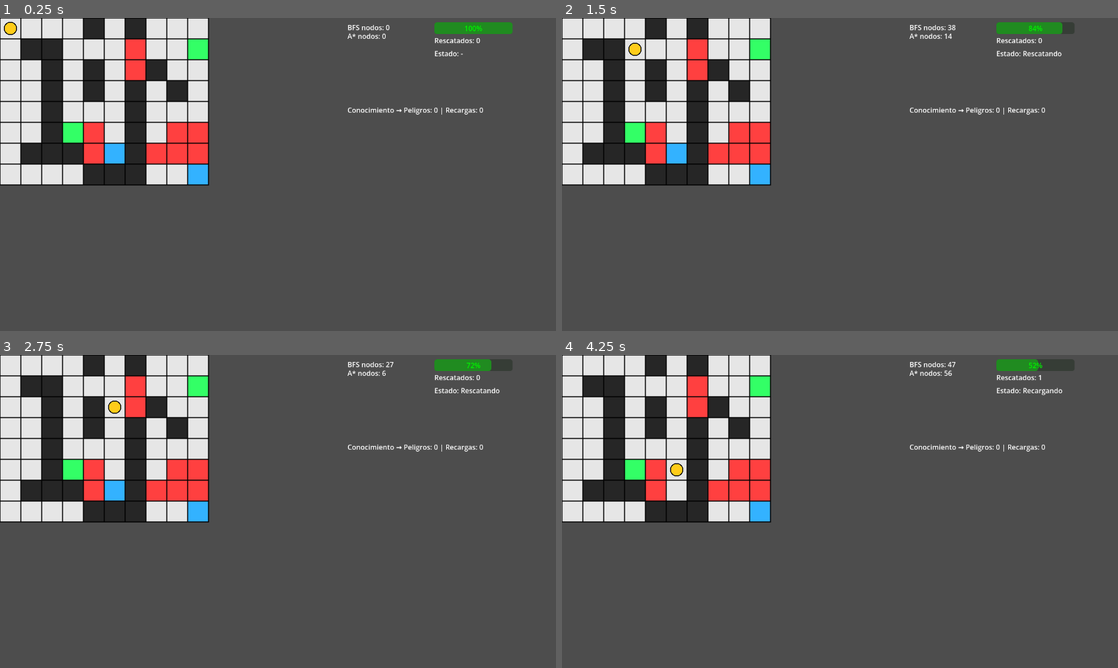
Above: before the commit, frames 1-4 (two rows, left to right).
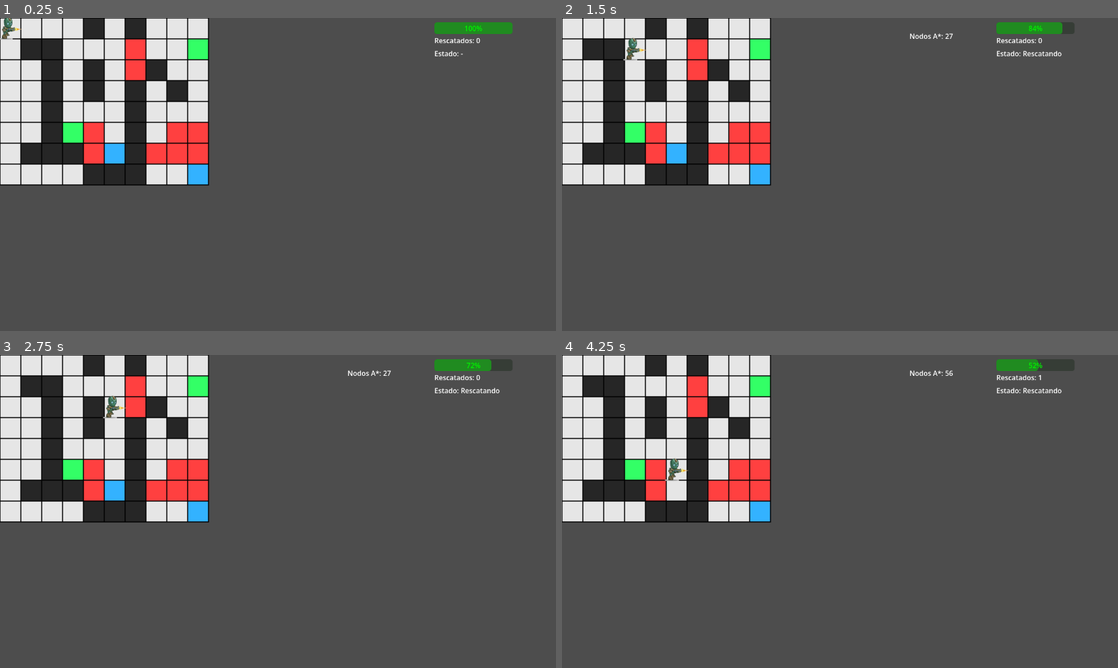
Above: after the commit, the same moments.

Repository: Daniel-615/AI-AGENT
Game: Godot game, scene res://Escenas/main.tscn
Same seed, same stepped clock (60 frames per second), same inputs: the game is played once before the commit and once after it.
Inputs:
- Up to frame 1 (0.25 s): no input
- Up to frame 2 (1.5 s): no input
- Up to frame 3 (2.75 s): tap Enter at 2 s
- Up to frame 4 (4.25 s): tap Space at 2.75 s

The runs differ from the first frame. In frame 1, 0.5% of the frame differs, in the area x 0-87%, y 0-31%; in frame 2, 0.5%; in frame 3, 0.5%; in frame 4, 0.6%, in the area x 18-90%, y 2-41%.

Commit message:
modify: refactor agent to pathFinder, knowledgeBase, HUDManager

Diff:
--- a/Escenas/main.tscn
+++ b/Escenas/main.tscn
@@ -1,33 +1,39 @@
-[gd_scene load_steps=3 format=3 uid="uid://nqp4w0mom0oe"]
+[gd_scene format=3 uid="uid://nqp4w0mom0oe"]
 
-[ext_resource type="Script" path="res://Scripts/grid_manager.gd" id="1_xe7pu"]
-[ext_resource type="Script" path="res://Scripts/agent.gd" id="2_24fhp"]
+[ext_resource type="Script" uid="uid://cglcl3e16hhje" path="res://Scripts/grid_manager.gd" id="1_xe7pu"]
+[ext_resource type="Script" uid="uid://cxvvlmt22ka8p" path="res://Scripts/entities/agent.gd" id="2_24fhp"]
+[ext_resource type="Script" uid="uid://blv2igfrfemjy" path="res://Scripts/ui/HUDManager.gd" id="3_0kh0y"]
+[ext_resource type="Texture2D" uid="uid://khmivgvgjmhq" path="res://Sprites/robot.png" id="3_7xwpo"]
 
-[node name="Main" type="Node2D"]
+[node name="Main" type="Node2D" unique_id=609755998]
 
-[node name="GridManager" type="Node2D" parent="."]
+[node name="GridManager" type="Node2D" parent="." unique_id=1631035065]
 script = ExtResource("1_xe7pu")
 
-[node name="Agent" type="Node2D" parent="."]
+[node name="Agent" type="Node2D" parent="." unique_id=1792737576]
 script = ExtResource("2_24fhp")
 
-[node name="CanvasLayer" type="CanvasLayer" parent="."]
+[node name="Sprite2D" type="Sprite2D" parent="Agent" unique_id=1848076161]
+texture = ExtResource("3_7xwpo")
 
-[node name="LabelRescatados" type="Label" parent="CanvasLayer"]
+[node name="CanvasLayer" type="CanvasLayer" parent="." unique_id=1770255337]
+script = ExtResource("3_0kh0y")
+
+[node name="LabelRescatados" type="Label" parent="CanvasLayer" unique_id=697470471]
 offset_left = 1000.0
 offset_top = 40.0
 offset_right = 1106.0
 offset_bottom = 63.0
 text = "Rescatados: 0"
 
-[node name="LabelEstados" type="Label" parent="CanvasLayer"]
+[node name="LabelEstados" type="Label" parent="CanvasLayer" unique_id=1740364295]
 offset_left = 1000.0
 offset_top = 70.0
 offset_right = 1066.0
 offset_bottom = 93.0
 text = "Estado: -"
 
-[node name="BarraEnergia" type="ProgressBar" parent="CanvasLayer"]
+[node name="BarraEnergia" type="ProgressBar" parent="CanvasLayer" unique_id=9258060]
 modulate = Color(0, 1, 0, 1)
 self_modulate = Color(0, 1, 0, 1)
 offset_left = 1000.0
@@ -36,19 +42,19 @@
 offset_bottom = 37.0
 value = 100.0
 
-[node name="LabelBFS" type="Label" parent="CanvasLayer"]
+[node name="LabelBFS" type="Label" parent="CanvasLayer" unique_id=1600814109]
 offset_left = 800.0
 offset_top = 10.0
 offset_right = 840.0
 offset_bottom = 33.0
 
-[node name="LabelAEstrella" type="Label" parent="CanvasLayer"]
+[node name="LabelAEstrella" type="Label" parent="CanvasLayer" unique_id=45131540]
 offset_left = 800.0
 offset_top = 30.0
 offset_right = 840.0
 offset_bottom = 53.0
 
-[node name="LabelConocimiento" type="Label" parent="CanvasLayer"]
+[node name="LabelConocimiento" type="Label" parent="CanvasLayer" unique_id=750531194]
 offset_left = 800.0
 offset_top = 200.0
 offset_right = 840.0
--- a/Scripts/agent.gd
+++ /dev/null
@@ -1,347 +0,0 @@
-extends Node2D
-
-const CELL_SIZE := 48
-
-var posicion_grid := Vector2i(0, 0)
-var grid_manager: Node = null
-var objetivo_actual := Vector2i(-1, -1)
-var compromiso_rescate := false
-
-var barra_energia: ProgressBar
-var label_energia: Label
-var label_rescatados: Label
-var label_estado: Label
-var label_bfs: Label
-var label_a_estrella: Label
-var label_conocimiento: Label
-
-var personas_rescatadas := 0
-var camino_actual := []
-var tiempo_entre_pasos := 0.35
-var temporizador := 0.0
-var memoria_peligro := {}
-
-var energia := 100
-var energia_max := 100
-var costo_movimiento := 4
-
-var nodos_bfs := 0
-var nodos_a_estrella := 0
-
-var ultimo_bfs_nodos := 0
-var ultimo_a_nodos := 0
-
-var base_conocimiento := {}
-
-const CONOCIMIENTO_PERSONA_RESCATADA := "persona_rescatada"
-const CONOCIMIENTO_PELIGRO := "zona_peligrosa"
-const CONOCIMIENTO_RECARGA := "estacion_recarga"
-
-func _ready():
-	grid_manager = get_parent().get_node("GridManager")
-
-	barra_energia = get_parent().get_node("CanvasLayer/BarraEnergia")
-	label_rescatados = get_parent().get_node("CanvasLayer/LabelRescatados")
-	label_estado = get_parent().get_node("CanvasLayer/LabelEstados")
-	label_bfs = get_parent().get_node("CanvasLayer/LabelBFS")
-	label_a_estrella = get_parent().get_node("CanvasLayer/LabelAEstrella")
-	label_conocimiento = get_parent().get_node("CanvasLayer/LabelConocimiento")
-
-
-	actualizar_posicion_mundo()
-	actualizar_ui()
-	queue_redraw()
-
-
-func _process(delta):
-	temporizador += delta
-
-	if temporizador >= tiempo_entre_pasos:
-		temporizador = 0.0
-
-		if not compromiso_rescate:
-			buscar_objetivo()
-
-		if camino_actual.size() > 0:
-			posicion_grid = camino_actual.pop_front()
-			energia -= costo_movimiento
-
-			actualizar_posicion_mundo()
-			verificar_celda_actual()
-			actualizar_ui()
-
-func buscar_objetivo():
-	var personas = grid_manager.obtener_posiciones_personas()
-	var recargas = grid_manager.obtener_posiciones_recarga()
-
-	nodos_bfs = 0
-	nodos_a_estrella = 0
-
-	if personas.size() == 0:
-		label_estado.text = "Estado: Misión completada"
-		actualizar_ui()
-		return
-
-	var estoy_en_recarga = grid_manager.es_recarga(posicion_grid)
-
-	if estoy_en_recarga:
-		energia = energia_max
-
-	var mejor_camino_persona := []
-
-	for persona in personas:
-		nodos_bfs = 0
-		nodos_a_estrella = 0
-
-		var camino_bfs = bfs(posicion_grid, persona)
-		var nodos_bfs_resultado = nodos_bfs
-
-		var camino_a = a_estrella(posicion_grid, persona)
-		var nodos_a_resultado = nodos_a_estrella
-
-		if camino_a.size() > 0:
-			print("Comparación hacia persona ", persona)
-			print("BFS nodos explorados: ", nodos_bfs_resultado)
-			print("A* nodos explorados: ", nodos_a_resultado)
-
-			if mejor_camino_persona.size() == 0 or camino_a.size() < mejor_camino_persona.size():
-				mejor_camino_persona = camino_a
-				ultimo_bfs_nodos = nodos_bfs_resultado
-				ultimo_a_nodos = nodos_a_resultado
-
-	if mejor_camino_persona.size() == 0:
-		label_estado.text = "Estado: Sin camino a persona"
-		actualizar_ui()
-		return
-
-	var costo_ida = mejor_camino_persona.size() * costo_movimiento
-	var energia_minima_segura = 12
-
-	if estoy_en_recarga and energia >= costo_ida:
-		label_estado.text = "Estado: Rescatando"
-		objetivo_actual = mejor_camino_persona[-1]
-		compromiso_rescate = false
-		camino_actual = mejor_camino_persona
-		actualizar_ui()
-		return
-
-	var costo_regreso_recarga = INF
-
-	for r in recargas:
-		var camino_recarga = a_estrella(mejor_camino_persona[-1], r)
-
-		if camino_recarga.size() > 0:
-			costo_regreso_recarga = min(costo_regreso_recarga, camino_recarga.size() * costo_movimiento)
-
-	var costo_total_seguro = costo_ida + costo_regreso_recarga
-
-	if energia >= costo_total_seguro or energia >= costo_ida + energia_minima_segura:
-		label_estado.text = "Estado: Rescatando"
-		objetivo_actual = mejor_camino_persona[-1]
-		camino_actual = mejor_camino_persona
-		actualizar_ui()
-		return
-
-	if recargas.size() > 0 and not estoy_en_recarga:
-		label_estado.text = "Estado: Recargando"
-
-		var mejor_camino_recarga := []
-
-		for r in recargas:
-			var camino = a_estrella(posicion_grid, r)
-
-			if camino.size() > 0:
-				if mejor_camino_recarga.size() == 0 or camino.size() < mejor_camino_recarga.size():
-					mejor_camino_recarga = camino
-
-		camino_actual = mejor_camino_recarga
-		actualizar_ui()
-		return
-
-	label_estado.text = "Estado: Esperando decisión"
-	actualizar_ui()
-
-func bfs(inicio: Vector2i, objetivo: Vector2i) -> Array:
-	var cola := []
-	var visitados := {}
-	var padre := {}
-
-	cola.append(inicio)
-	visitados[inicio] = true
-
-	var direcciones = [
-		Vector2i(1, 0),
-		Vector2i(-1, 0),
-		Vector2i(0, 1),
-		Vector2i(0, -1)
-	]
-
-	while cola.size() > 0:
-		var actual = cola.pop_front()
-		nodos_bfs += 1
-
-		if actual == objetivo:
-			return reconstruir_camino(padre, inicio, objetivo)
-
-		for direccion in direcciones:
-			var vecino = actual + direccion
-
-			if grid_manager.es_posicion_valida(vecino) and not visitados.has(vecino):
-				cola.append(vecino)
-				visitados[vecino] = true
-				padre[vecino] = actual
-
-	return []
-
-func a_estrella(inicio: Vector2i, objetivo: Vector2i) -> Array:
-	var abiertos := []
-	var padre := {}
-	var g_score := {}
-	var f_score := {}
-
-	abiertos.append(inicio)
-	g_score[inicio] = 0
-	f_score[inicio] = heuristica(inicio, objetivo)
-
-	var direcciones = [
-		Vector2i(1, 0),
-		Vector2i(-1, 0),
-		Vector2i(0, 1),
-		Vector2i(0, -1)
-	]
-
-	while abiertos.size() > 0:
-		var actual = obtener_menor_f(abiertos, f_score)
-		nodos_a_estrella += 1
-
-		if actual == objetivo:
-			return reconstruir_camino(padre, inicio, objetivo)
-
-		abiertos.erase(actual)
-
-		for direccion in direcciones:
-			var vecino = actual + direccion
-
-			if not grid_manager.es_posicion_valida(vecino):
-				continue
-
-			var costo_base = 1
-			var costo_peligro = 0
-
-			if grid_manager.obtener_valor_celda(vecino) == grid_manager.PELIGRO:
-				costo_peligro = 40
-
-			var penalizacion_aprendida = memoria_peligro.get(vecino, 0)
-
-			var tentative_g = g_score.get(actual, INF) + costo_base + costo_peligro + penalizacion_aprendida
-
-			if tentative_g < g_score.get(vecino, INF):
-				padre[vecino] = actual
-				g_score[vecino] = tentative_g
-				f_score[vecino] = tentative_g + heuristica(vecino, objetivo)
-
-				if not abiertos.has(vecino):
-					abiertos.append(vecino)
-
-	return []
-
-func reconstruir_camino(padre: Dictionary, inicio: Vector2i, objetivo: Vector2i) -> Array:
-	var camino := []
-	var actual = objetivo
-
-	while actual != inicio:
-		camino.insert(0, actual)
-		actual = padre[actual]
-
-	return camino
-
-func verificar_celda_actual():
-	if grid_manager.es_persona(posicion_grid):
-		personas_rescatadas += 1
-		grid_manager.cambiar_valor_celda(posicion_grid, grid_manager.VACIO)
-		registrar_conocimiento(posicion_grid, CONOCIMIENTO_PERSONA_RESCATADA)
-		objetivo_actual = Vector2i(-1, -1)
-		compromiso_rescate = false
-		camino_actual.clear()
-
-	if grid_manager.es_recarga(posicion_grid):
-		energia = energia_max
-		registrar_conocimiento(posicion_grid, CONOCIMIENTO_RECARGA)
-		compromiso_rescate = false
-
-		if objetivo_actual == Vector2i(-1, -1):
-			camino_actual.clear()
-
-	if grid_manager.obtener_valor_celda(posicion_grid) == grid_manager.PELIGRO:
-		registrar_conocimiento(posicion_grid, CONOCIMIENTO_PELIGRO)
-		memoria_peligro[posicion_grid] = memoria_peligro.get(posicion_grid, 0) + 60
-
-		if randf() < 0.6:
-			energia -= 50
-			memoria_peligro[posicion_grid] += 60
-
-		if objetivo_actual != Vector2i(-1, -1):
-			var camino_restante = a_estrella(posicion_grid, objetivo_actual)
-			var costo_restante = camino_restante.size() * costo_movimiento
-
-			if camino_restante.size() > 0 and energia >= costo_restante:
-				compromiso_rescate = true
-				camino_actual = camino_restante
-			else:
-				compromiso_rescate = false
-				camino_actual.clear()
-		else:
-			compromiso_rescate = false
-			camino_actual.clear()
-
-	actualizar_ui()
-
-func actualizar_posicion_mundo():
-	position = Vector2(
-		posicion_grid.x * CELL_SIZE + CELL_SIZE / 2,
-		posicion_grid.y * CELL_SIZE + CELL_SIZE / 2
-	)
-
-func _draw():
-	draw_circle(Vector2.ZERO, CELL_SIZE * 0.30, Color(1.0, 0.8, 0.1))
-	draw_circle(Vector2.ZERO, CELL_SIZE * 0.30, Color.BLACK, false, 2)
-
-func heuristica(a: Vector2i, b: Vector2i) -> int:
-	return abs(a.x - b.x) + abs(a.y - b.y)
-
-func obtener_menor_f(lista: Array, f_score: Dictionary) -> Vector2i:
-	var mejor = lista[0]
-	var mejor_valor = f_score.get(mejor, INF)
-
-	for nodo in lista:
-		var valor = f_score.get(nodo, INF)
-		if valor < mejor_valor:
-			mejor = nodo
-			mejor_valor = valor
-
-	return mejor
-
-func actualizar_ui():
-	energia = clamp(energia, 0, energia_max)
-
-	label_rescatados.text = "Rescatados: " + str(personas_rescatadas)
-	label_bfs.text = "BFS nodos: " + str(ultimo_bfs_nodos)
-	label_a_estrella.text = "A* nodos: " + str(ultimo_a_nodos)
-	barra_energia.max_value = energia_max
-	barra_energia.value = energia
-	label_conocimiento.text = "Conocimiento → Peligros: " + str(contar_conocimiento(CONOCIMIENTO_PELIGRO)) + " | Recargas: " + str(contar_conocimiento(CONOCIMIENTO_RECARGA))
-
-	print("BFS nodos:", nodos_bfs)
-	print("A* nodos:", nodos_a_estrella)
-
-func registrar_conocimiento(pos: Vector2i, tipo: String):
-	base_conocimiento[pos] = tipo
-
-func contar_conocimiento(tipo: String) -> int:
-	var total := 0
-
-	for clave in base_conocimiento.keys():
-		if base_conocimiento[clave] == tipo:
-			total += 1
-
-	return total
--- /dev/null
+++ b/Scripts/core/knowledgeBase.gd
@@ -0,0 +1,14 @@
+class_name knowledgeBase
+extends RefCounted
+
+var memoria_peligro := {}
+var base_conocimiento := {}
+
+func registrar(pos: Vector2i, tipo: String):
+	base_conocimiento[pos] = tipo
+
+func agregar_penalizacion(pos: Vector2i, valor: int):
+	memoria_peligro[pos] = memoria_peligro.get(pos, 0) + valor
+
+func contar_por_tipo(tipo: String) -> int:
+	return base_conocimiento.values().count(tipo)
--- /dev/null
+++ b/Scripts/core/pathFinder.gd
@@ -0,0 +1,59 @@
+class_name pathFinder
+extends RefCounted
+
+static func a_star(inicio: Vector2i, objetivo: Vector2i, grid_manager: Node, memoria_peligro: Dictionary) -> Dictionary:
+	var abiertos := []
+	var padre := {}
+	var g_score := {}
+	var f_score := {}
+	var nodos_explorados = 0
+
+	abiertos.append(inicio)
+	g_score[inicio] = 0
+	f_score[inicio] = _heuristica(inicio, objetivo)
+
+	var direcciones = [Vector2i(1,0), Vector2i(-1,0), Vector2i(0,1), Vector2i(0,-1)]
+
+	while abiertos.size() > 0:
+		var actual = _obtener_menor_f(abiertos, f_score)
+		nodos_explorados += 1
+
+		if actual == objetivo:
+			return {"camino": _reconstruir(padre, inicio, objetivo), "nodos": nodos_explorados}
+
+		abiertos.erase(actual)
+
+		for dir in direcciones:
+			var vecino = actual + dir
+			if not grid_manager.es_posicion_valida(vecino): continue
+
+			var costo_base = 1
+			var costo_peligro = 40 if grid_manager.obtener_valor_celda(vecino) == grid_manager.PELIGRO else 0
+			var penalizacion = memoria_peligro.get(vecino, 0)
+
+			var tentative_g = g_score.get(actual, INF) + costo_base + costo_peligro + penalizacion
+
+			if tentative_g < g_score.get(vecino, INF):
+				padre[vecino] = actual
+				g_score[vecino] = tentative_g
+				f_score[vecino] = tentative_g + _heuristica(vecino, objetivo)
+				if not abiertos.has(vecino): abiertos.append(vecino)
+
+	return {"camino": [], "nodos": nodos_explorados}
+
+static func _heuristica(a: Vector2i, b: Vector2i) -> int:
+	return abs(a.x - b.x) + abs(a.y - b.y)
+
+static func _obtener_menor_f(lista: Array, f_score: Dictionary) -> Vector2i:
+	var mejor = lista[0]
+	for nodo in lista:
+		if f_score.get(nodo, INF) < f_score.get(mejor, INF): mejor = nodo
+	return mejor
+
+static func _reconstruir(padre: Dictionary, inicio: Vector2i, objetivo: Vector2i) -> Array:
+	var camino := []
+	var actual = objetivo
+	while actual != inicio:
+		camino.insert(0, actual)
+		actual = padre[actual]
+	return camino
--- /dev/null
+++ b/Scripts/entities/agent.gd
@@ -0,0 +1,87 @@
+extends Node2D
+
+const CELL_SIZE := 48
+const COSTO_MOV := 4
+
+# Dependencias
+var knowledge := knowledgeBase.new()
+@onready var grid_manager := get_parent().get_node("GridManager")
+# CAMBIO 1: El nombre del nodo debe ser el que pusiste en la escena
+@onready var hud := get_parent().get_node("CanvasLayer")
+
+var posicion_grid := Vector2i(0, 0)
+var energia := 100
+var energia_max := 100
+var personas_rescatadas := 0
+var camino_actual := []
+var estado_actual := "Esperando"
+var temporizador := 0.0
+var tiempo_paso := 0.35
+var ultimo_nodos_a := 0
+
+func _ready():
+	actualizar_vista()
+
+func _process(delta):
+	temporizador += delta
+	if temporizador >= tiempo_paso:
+		temporizador = 0.0
+		ejecutar_ciclo()
+
+func ejecutar_ciclo():
+	if camino_actual.is_empty():
+		planificar()
+
+	if not camino_actual.is_empty():
+		mover_a(camino_actual.pop_front())
+
+	notificar_ui()
+
+func planificar():
+	var personas = grid_manager.obtener_posiciones_personas()
+	if personas.is_empty():
+		estado_actual = "Misión completada"
+		return
+
+	# CAMBIO 2: Aquí debes usar 'pathFinder', no 'HUDManager'
+	var resultado = pathFinder.a_star(posicion_grid, personas[0], grid_manager, knowledge.memoria_peligro)
+	camino_actual = resultado.camino
+	ultimo_nodos_a = resultado.nodos
+	estado_actual = "Rescatando"
+
+func mover_a(nueva_pos: Vector2i):
+	posicion_grid = nueva_pos
+	energia -= COSTO_MOV
+
+	if grid_manager.has_method("marcar_paso_agente"):
+		grid_manager.marcar_paso_agente(posicion_grid)
+
+	verificar_celda()
+	actualizar_vista()
+
+func verificar_celda():
+	if grid_manager.es_persona(posicion_grid):
+		personas_rescatadas += 1
+		grid_manager.cambiar_valor_celda(posicion_grid, 0)
+		knowledge.registrar(posicion_grid, "persona")
+
+	if grid_manager.obtener_valor_celda(posicion_grid) == grid_manager.PELIGRO:
+		knowledge.agregar_penalizacion(posicion_grid, 60)
+		knowledge.registrar(posicion_grid, "peligro")
+
+func actualizar_vista():
+	position = Vector2(posicion_grid * CELL_SIZE) + Vector2(CELL_SIZE/2, CELL_SIZE/2)
+
+func notificar_ui():
+	var info = {
+		"energia": energia,
+		"energia_max": energia_max,
+		"rescatados": personas_rescatadas,
+		"estado": estado_actual,
+		"nodos_a": ultimo_nodos_a,
+		"con_peligro": knowledge.contar_por_tipo("peligro"),
+		"con_recarga": knowledge.contar_por_tipo("recarga")
+	}
+	# Verificación de seguridad para evitar el crash de 'null instance'
+	if hud and hud.has_method("actualizar"):
+		hud.actualizar(info)
--- /dev/null
+++ b/Scripts/ui/HUDManager.gd
@@ -0,0 +1,23 @@
+class_name HUDManager
+extends CanvasLayer
+
+@onready var barra_energia: ProgressBar = $BarraEnergia
+@onready var label_rescatados: Label = $LabelRescatados
+@onready var label_estado: Label = $LabelEstados
+@onready var label_a_estrella: Label = $LabelAEstrella
+
+func actualizar(info: Dictionary):
+	# Actualiza la barra de energía
+	if barra_energia:
+		barra_energia.max_value = info.energia_max
+		barra_energia.value = info.energia
+
+	# Actualiza los textos
+	if label_rescatados:
+		label_rescatados.text = "Rescatados: " + str(info.rescatados)
+
+	if label_estado:
+		label_estado.text = "Estado: " + str(info.estado)
+
+	if label_a_estrella:
+		label_a_estrella.text = "Nodos A*: " + str(info.nodos_a)
--- a/project.godot
+++ b/project.godot
@@ -8,11 +8,15 @@
 
 config_version=5
 
+[animation]
+
+compatibility/default_parent_skeleton_in_mesh_instance_3d=true
+
 [application]
 
 config/name="AI-AGENT"
 run/main_scene="res://Escenas/main.tscn"
-config/features=PackedStringArray("4.3", "Forward Plus")
+config/features=PackedStringArray("4.6", "Forward Plus")
 config/icon="res://icon.svg"
 
 [display]
Not shown, added: Scripts/core/knowledgeBase.gd.uid
Not shown, added: Scripts/core/pathFinder.gd.uid
Not shown, added: Scripts/entities/agent.gd.uid
Not shown, added: Scripts/grid_manager.gd.uid
Not shown, added: Scripts/ui/HUDManager.gd.uid
Binary file changed: Sprites/ROBOT.png
Not shown, changed: Sprites/ROBOT.png.import
Not shown, changed: icon.svg.import
